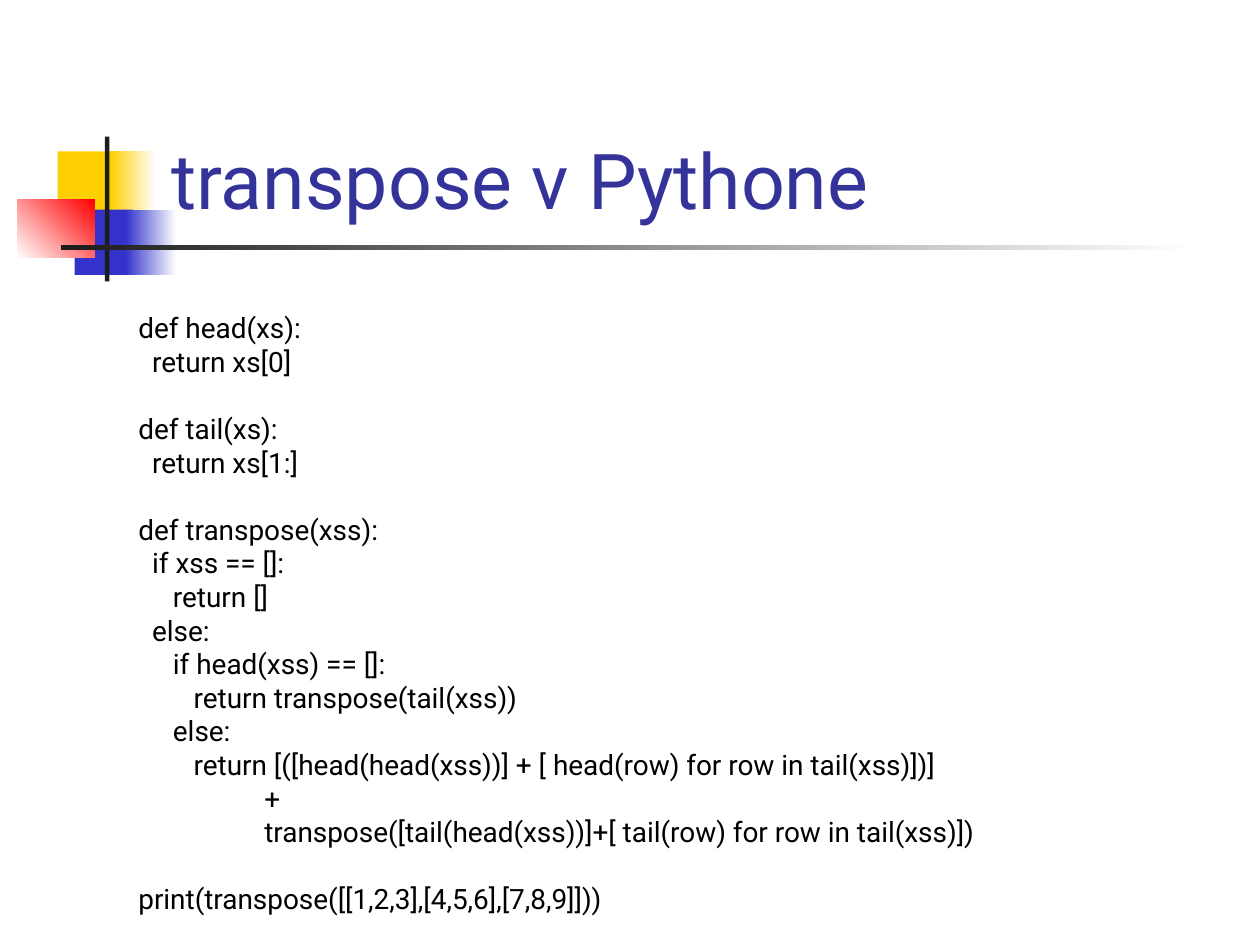
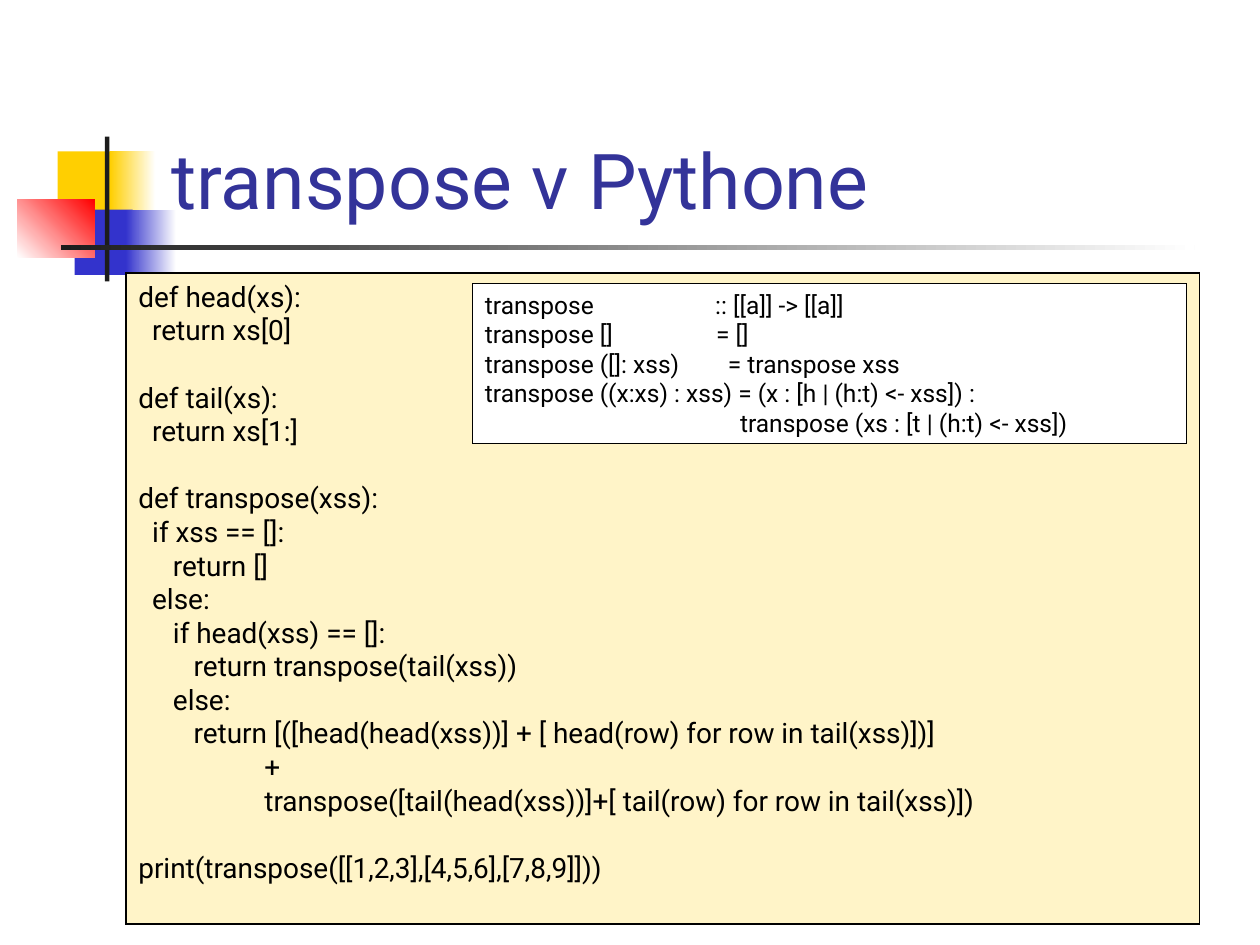
Before and after one commit to paradigmy/Prednasky, a slide deck: slide 8 of 07/funkcionalne2.ppt. Drawn at 1260x945 pixels with LibreOffice and Linux fonts; fonts in the diff are those of the drawing. Boxes give left, top, right and bottom in pixels: in the first picture for what was removed or moved away, otherwise in the second. Text is boxed around its words. In the diff, an @@ line names an element or a change of style, - is before the commit and + after.

```diff
--- a/07/funkcionalne2.ppt
+++ b/07/funkcionalne2.ppt
@@ rectangle "def head(xs):": place and size @@
-rectangle "def head(xs):" at box(138, 315, 974, 916)
+rectangle "def head(xs):" at box(126, 273, 1200, 925)
@@ rectangle "def head(xs):" at box(126, 273, 1200, 925): fill none to #FFF4C8; outline none to #000000 0.74 pt @@
@@ rectangle added at box(472, 284, 1187, 444), fill #FFFFFF, outline #000000 0.74 pt, 14 pt, text #000000 @@
+transpose :: [[a]] -> [[a]]
+transpose [] = []
+transpose ([]: xss) = transpose xss
+transpose ((x:xs) : xss) = (x : [h | (h:t) <- xss]) :
+transpose (xs : [t | (h:t) <- xss])
```
Also in this commit, not shown: 3 other slides changed, 2 slides added, 4 other files.
